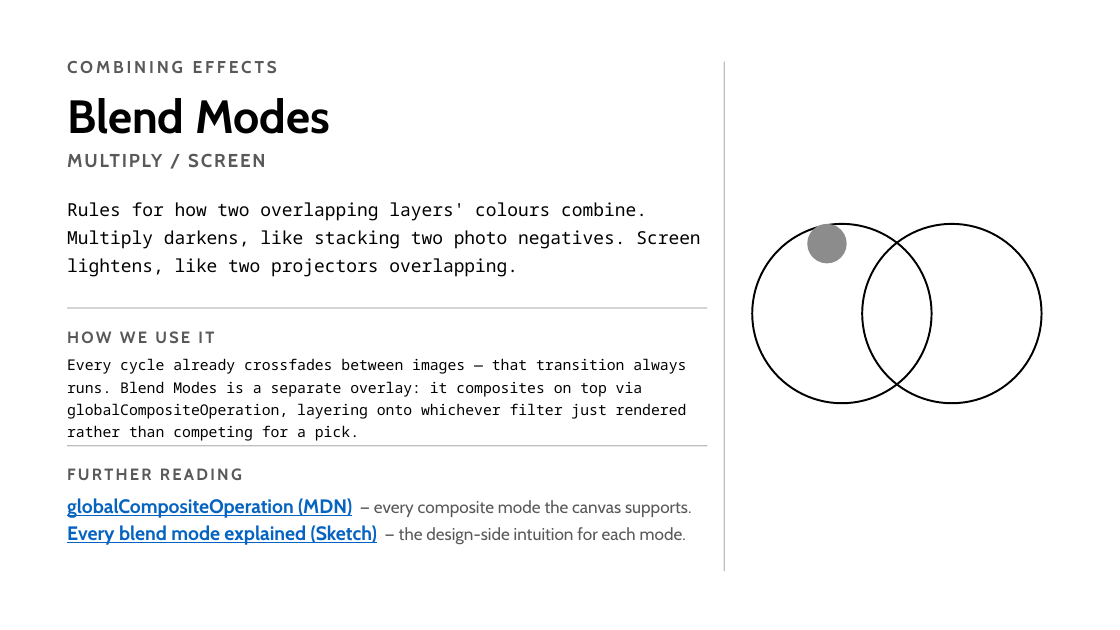
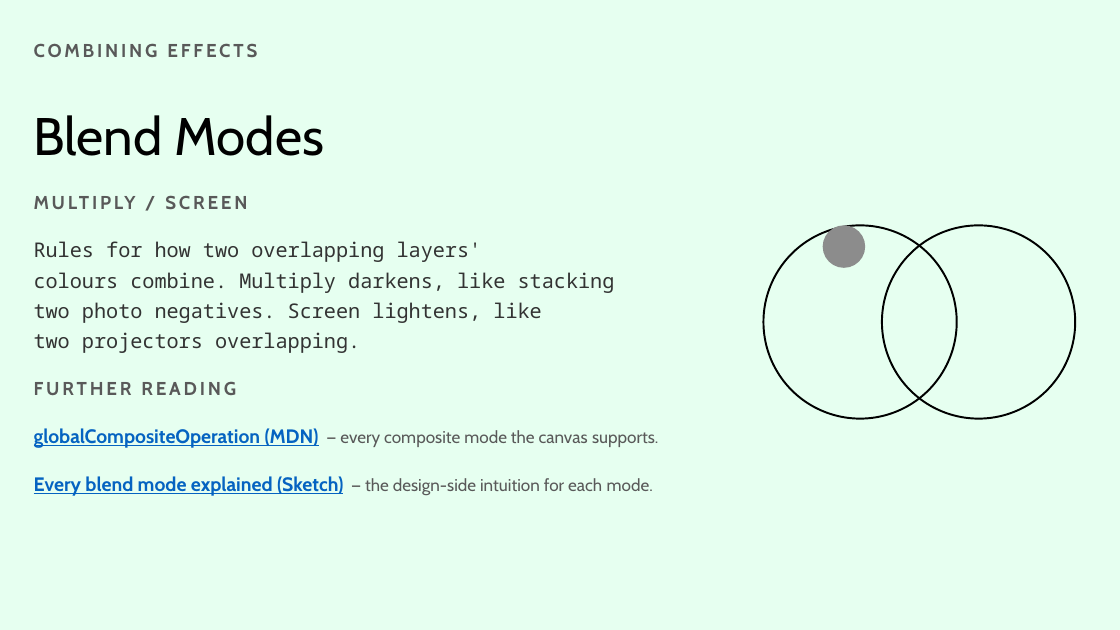
Before and after one commit to PkWr/GD-Remix-Process, a slide deck: slide 19 of Building-With-AI-Photo-Remix-Effects.pptx. Drawn at 1120x630 pixels with LibreOffice and Linux fonts; fonts in the diff are those of the drawing. Boxes give left, top, right and bottom in pixels: in the first picture for what was removed or moved away, otherwise in the second. Text is boxed around its words. In the diff, an @@ line names an element or a change of style, - is before the commit and + after.

```diff
--- a/Building-With-AI-Photo-Remix-Effects.pptx
+++ b/Building-With-AI-Photo-Remix-Effects.pptx
@@ background #FFFFFF to #E6FFF0 @@
@@ text "COMBINING EFFECTS": place and size @@
-text "COMBINING EFFECTS" at (67, 61, 277, 73)
+text "COMBINING EFFECTS" at (34, 43, 257, 57)
@@ text "COMBINING EFFECTS" at (34, 43, 257, 57): size 11 to 12 pt @@
@@ line removed from (725, 62) to (725, 571) @@
@@ text "Blend Modes": place and size @@
-text "Blend Modes" at (67, 98, 330, 134)
+text "Blend Modes" at (34, 115, 324, 156)
@@ text "Blend Modes" at (34, 115, 324, 156): size 30 to 34 pt, bold off @@
@@ text removed at (67, 153, 265, 168) @@
-MULTIPLY / SCREEN
@@ ellipse: place and size @@
-ellipse at (753, 224, 932, 403)
+ellipse at (764, 225, 958, 419)
@@ ellipse: place and size @@
-ellipse at (808, 224, 847, 263)
+ellipse at (823, 225, 866, 268)
@@ ellipse: place and size @@
-ellipse at (862, 224, 1042, 403)
+ellipse at (881, 225, 1075, 419)
@@ text at (34, 241, 658, 496): text changed; size 11.5 to 13 pt; font Noto Sans Mono to Cabin; text colour #000000 to #333333 @@
-Rules for how two overlapping layers' colours combine. Multiply darkens, like stacking two photo negatives. Screen lightens, like two projectors overlapping.
+MULTIPLY / SCREEN
+Rules for how two overlapping layers'
+colours combine. Multiply darkens, like stacking
+two photo negatives. Screen lightens, like
+two projectors overlapping.
+FURTHER READING
+globalCompositeOperation (MDN) — every composite mode the canvas supports.
+Every blend mode explained (Sketch) — the design-side intuition for each mode.
@@ line removed from (67, 308) to (708, 308) @@
@@ text removed at (67, 331, 214, 343) @@
-HOW WE USE IT
@@ text removed at (67, 358, 687, 441) @@
-Every cycle already crossfades between images — that transition always runs. Blend Modes is a separate overlay: it composites on top via globalCompositeOperation, layering onto whichever filter just rendered rather than competing for a pick.
@@ line removed from (67, 446) to (708, 446) @@
@@ text removed at (67, 468, 242, 480) @@
-FURTHER READING
@@ text removed at (67, 498, 691, 545) @@
-globalCompositeOperation (MDN) — every composite mode the canvas supports.
-Every blend mode explained (Sketch) — the design-side intuition for each mode.
```
Also in this commit, not shown: 19 other slides changed, 1 slide added, 8 other files.
